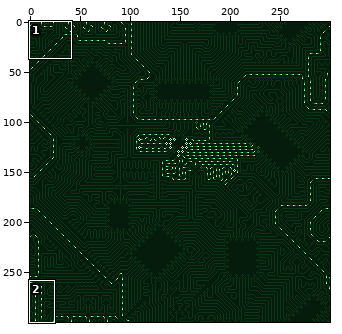
Sprite sheet -- src/circuit_bg/circuit_f3.png. The first picture is a wide view before the edit; the outline marks the close-up.
Close-up. As it was:
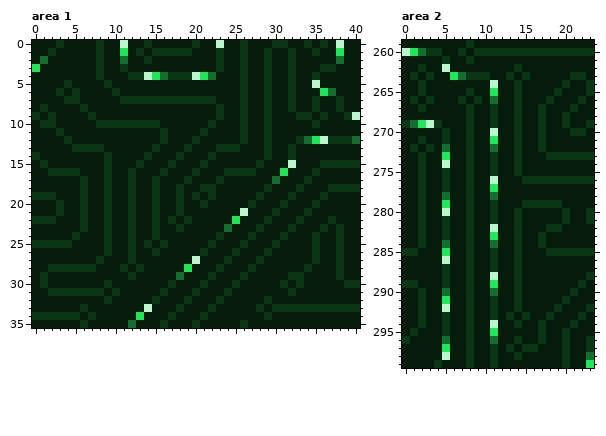
The file is 300x300 pixels. Colours within 5 levels of each other are drawn and written as one. Shown: area 1: x 0..40, y 0..35; area 2: x 0..23, y 259..299. The commit also changed other parts of the picture, which this record leaves out.
After:
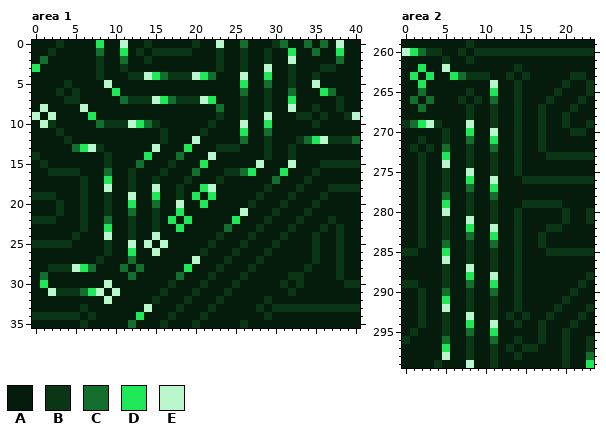
Palette (. is transparent): A #051b0b  B #0a3616  C #146e2d  D #1ee857  E #bbf7cc
What changed:
Changed rows in their new state; - is an unchanged pixel.
Area 1:
first column x 0:
 0 --------D-----------------C----C--C-C
 1 --------C-----------------------D--C-
 2 --------------------------------E----
 3 -----------------------------E-------
 4 --------------------------E--D-------
 5 ---------E----------------D--C-------
 6 ----------D---------------C-----C----
 7 -----------C---EDC---ED---------D--A-
 8 -E----E----------------C--------E----
 9 E-E----D---------------------E-------
10 -E------C---EDC-----------E--D-------
11 --------------------------D--C-------
12 --------------------E-----C----------
13 -----CDE-------E---D-----------------
14 --------------D---C---E--------------
15 -------------C-------D------E--------
16 ---------C----------C-----CD---------
17 ---------D---------------------------
18 ---------E-----E-----DE--------------
19 ------------E--D----D-D--------------
20 ------------D--C--E--D---------------
21 ------------C-----D------------------
22 ---------C-------D-D-----------------
23 ---------D--------D------------------
24 ---------E-----E---------------------
25 ------------E-E-E--------------------
26 ------------D--E---------------------
27 ------------C------------------------
28 -----EDC---C-C-----------------------
29 -C----------C------------------------
30 -D-------E---------------------------
31 --E---CDE-E--------------------------
32 ---------E---------------------------
Area 2:
first column x 1:
262 -D------
263 D-D-----
264 -D------
265 -C------
266 C-C-----
267 -C------
269 -------E
270 -------D
271 -------C
first column x 8:
275 E
276 D
277 C
first column x 8:
281 E
282 D
283 C
first column x 8:
287 E
288 D
289 C
first column x 8:
293 E
294 D
295 C
first column x 8:
299 E
